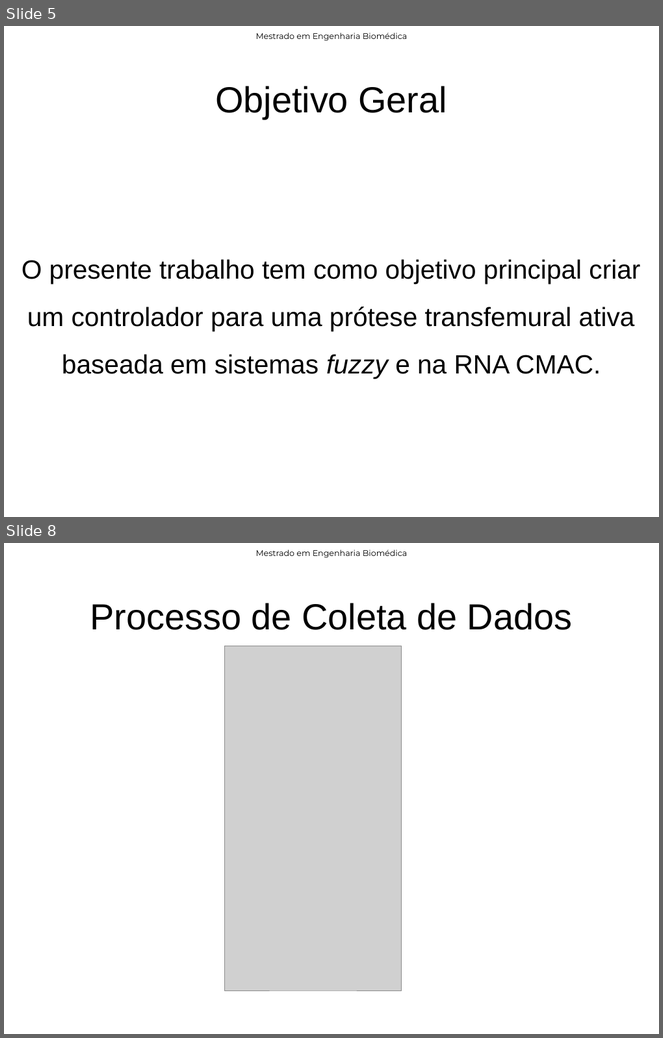
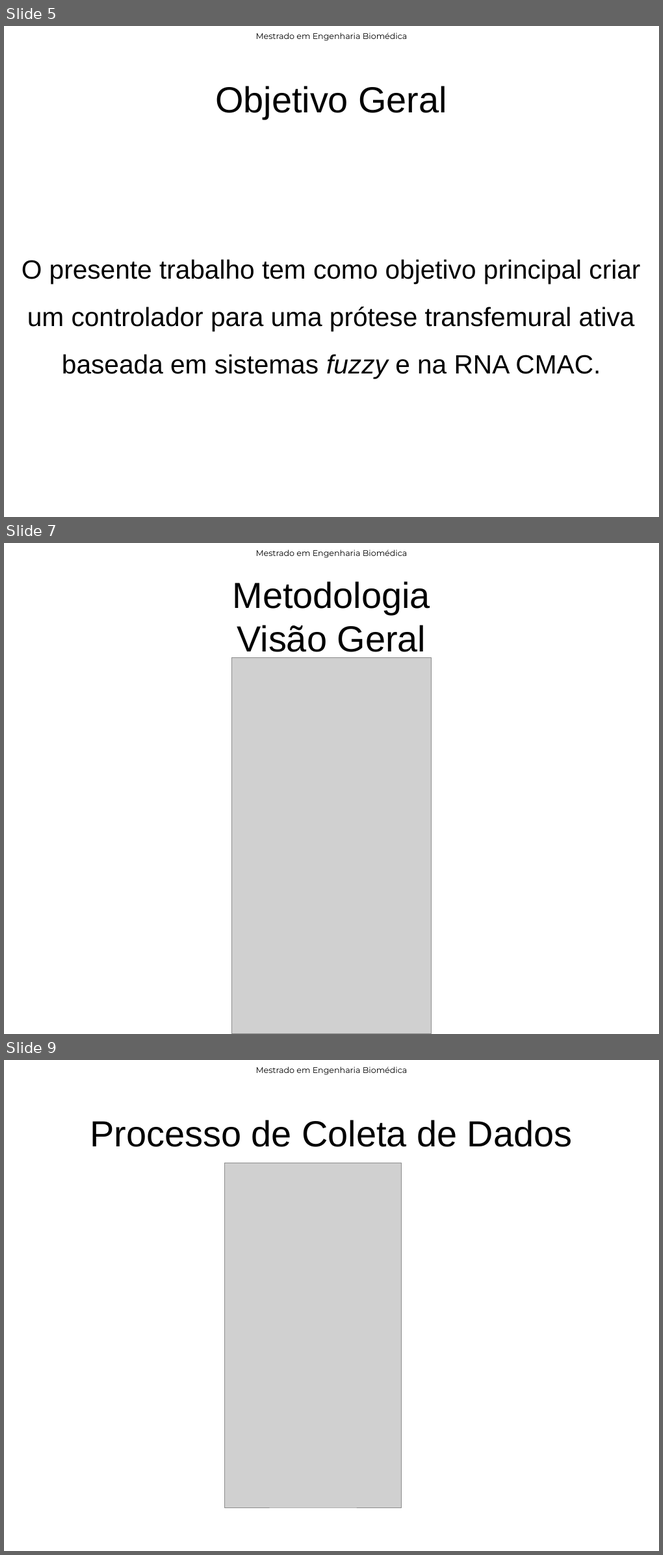
Before and after one commit to rob-nn/dissertation, a slide deck: qualify/qualify.odp. Shown one above the other, each under a label of ours: slides 5 and 8 before the commit, slides 5, 7 and 9 after it; the slides between them are not shown. The pictures are 663x1038 and 663x1555 pixels, drawn with LibreOffice and Linux fonts; fonts in the diff are those of the drawing; grey boxes stand for pictures; background and template pictures are left out. Boxes give left, top, right and bottom in pixels: in the first picture for what was removed or moved away, otherwise in the second. Text is boxed around its words. In the diff, an @@ line names an element or a change of style, - is before the commit and + after.

```diff
--- a/qualify/qualify.odp
+++ b/qualify/qualify.odp
@@ slide 7 added at (4, 543, 659, 1034), background #FFFFFF; not listed: 1 template element that a slide beside it also shows @@
@@ title added at (233, 581, 430, 658), 44 pt, text #000000 @@
+Metodologia
+Visão Geral
@@ picture added at (232, 658, 432, 1034) @@
@@ what was slide 8 is now slide 9 @@
```
Also in this commit, not shown: 19 slides changed, 5 other slides added, 18 other files.
